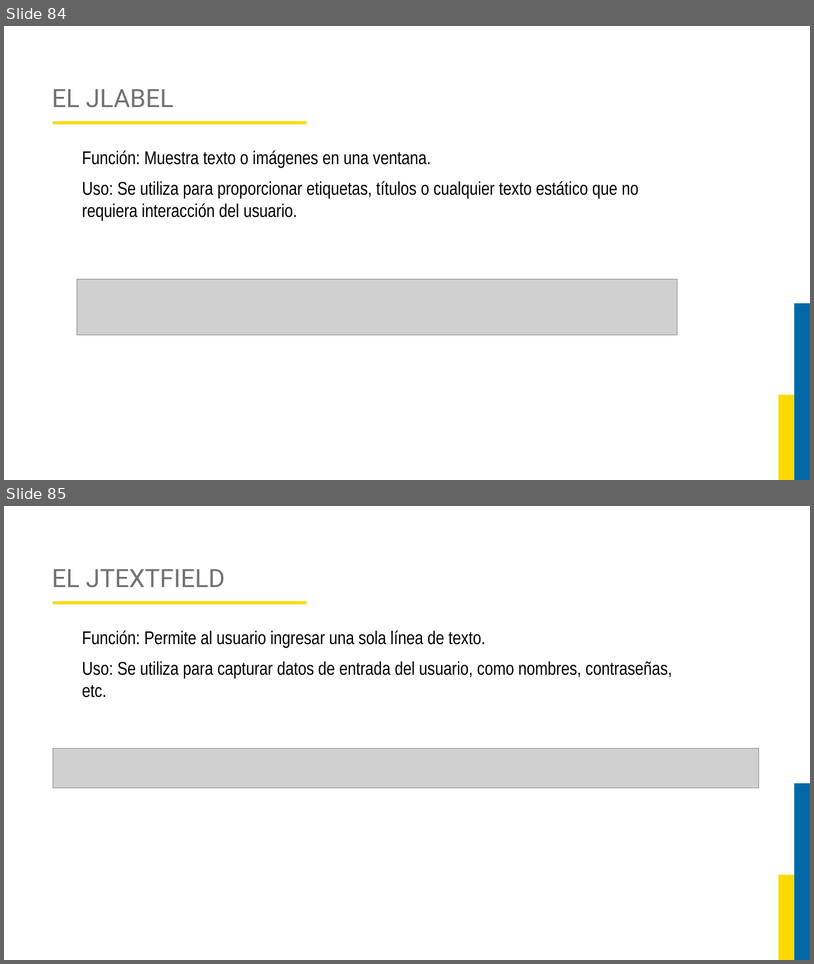
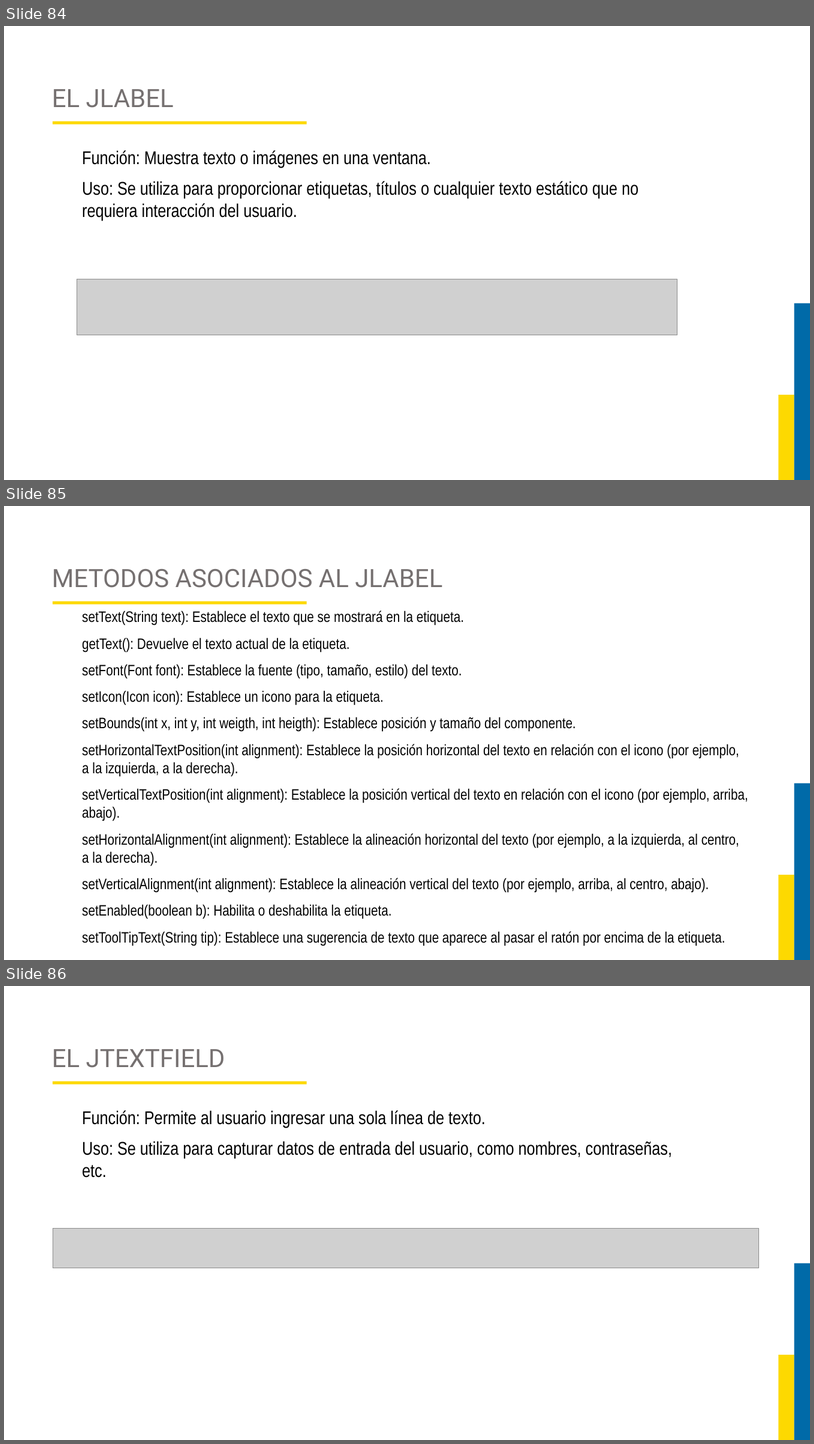
Before and after one commit to JorgeAlejandroAguirreGutierrez/proyecto-luis, a slide deck: Curso Programacion Orientada a Objetos/DIAPOSITIVAS POO.pptx. Shown one above the other, each under a label of ours: slides 84 and 85 before the commit, slides 84, 85 and 86 after it. The pictures are 814x964 and 814x1444 pixels, drawn with LibreOffice and Linux fonts; fonts in the diff are those of the drawing; grey boxes stand for pictures; background and template pictures are left out. Boxes give left, top, right and bottom in pixels: in the first picture for what was removed or moved away, otherwise in the second. Text is boxed around its words. In the diff, an @@ line names an element or a change of style, - is before the commit and + after.

```diff
--- a/Curso Programacion Orientada a Objetos/DIAPOSITIVAS POO.pptx
+++ b/Curso Programacion Orientada a Objetos/DIAPOSITIVAS POO.pptx
@@ slide 85 added at <box>4,506,810,960</box>, background #FFFFFF; not listed: 2 template elements that a slide beside it also shows @@
@@ title added at <box>52,569,443,588</box>, 30 pt, text #757070 @@
+METODOS ASOCIADOS AL JLABEL
@@ rectangle added at <box>53,601,306,604</box>, fill #FDD901 @@
@@ text added at <box>82,610,748,946</box>, 18 pt, text #000000 @@
+setText(String text): Establece el texto que se mostrará en la etiqueta.
+getText(): Devuelve el texto actual de la etiqueta.
+setFont(Font font): Establece la fuente (tipo, tamaño, estilo) del texto.
+setIcon(Icon icon): Establece un icono para la etiqueta.
+setBounds(int x, int y, int weigth, int heigth): Establece posición y tamaño del componente.
+setHorizontalTextPosition(int alignment): Establece la posición horizontal del texto en relación con el icono (por ejemplo, a la izquierda, a la derecha).
+setVerticalTextPosition(int alignment): Establece la posición vertical del texto en relación con el icono (por ejemplo, arriba, abajo).
+setHorizontalAlignment(int alignment): Establece la alineación horizontal del texto (por ejemplo, a la izquierda, al centro, a la derecha).
+setVerticalAlignment(int alignment): Establece la alineación vertical del texto (por ejemplo, arriba, al centro, abajo).
+setEnabled(boolean b): Habilita o deshabilita la etiqueta.
+setToolTipText(String tip): Establece una sugerencia de texto que aparece al pasar el ratón por encima de la etiqueta.
@@ what was slide 85 is now slide 86 @@
```
Also in this commit, not shown: 4 slides changed, 3 other slides added, 10 other files.
